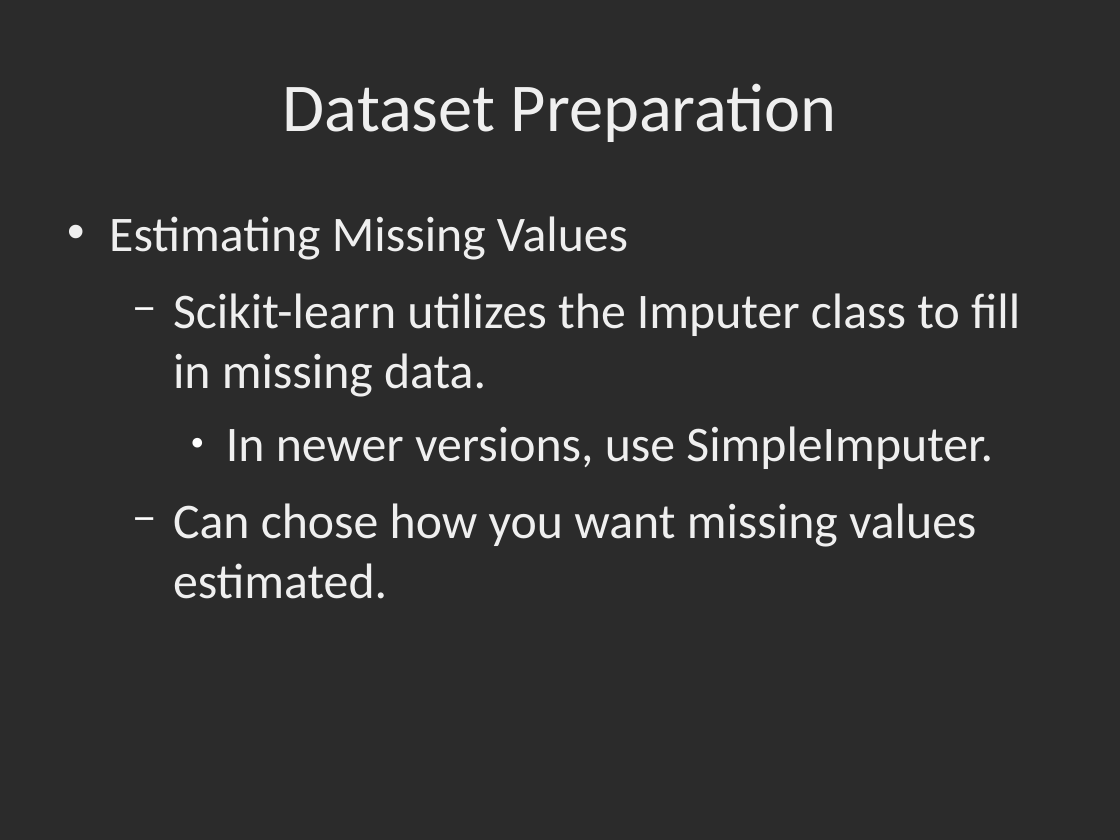
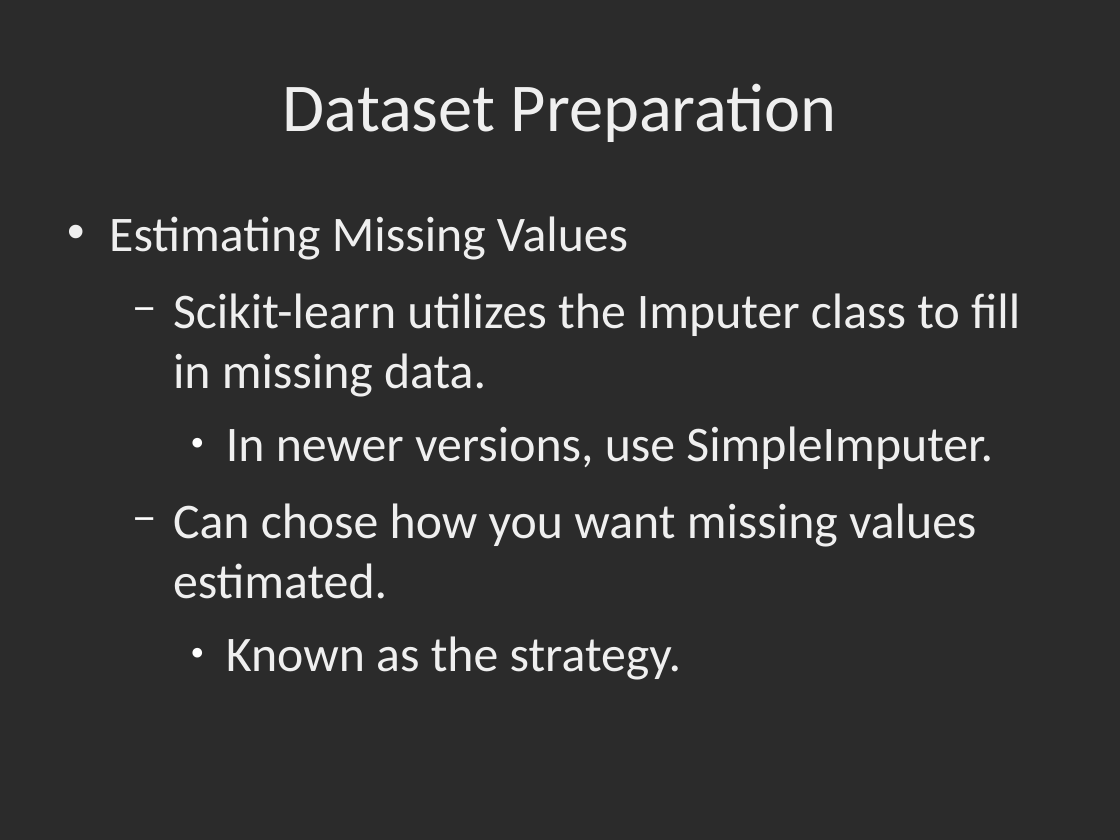
Before and after one commit to dbowmans46/PracticalProgramming, a slide deck: slide 158 of Session 7 - Python/Instructional Material/Session 7 - Python Brief Intro to Machine Learning with Scikit Learn.odp. Drawn at 1120x840 pixels with LibreOffice and Linux fonts; fonts in the diff are those of the drawing; background and template pictures are left out; a plain dark background stands for a picture behind light text. Boxes give left, top, right and bottom in pixels: in the first picture for what was removed or moved away, otherwise in the second. Text is boxed around its words. In the diff, an @@ line names an element or a change of style, - is before the commit and + after.

```diff
--- a/Session 7 - Python/Instructional Material/Session 7 - Python Brief Intro to Machine Learning with Scikit Learn.odp
+++ b/Session 7 - Python/Instructional Material/Session 7 - Python Brief Intro to Machine Learning with Scikit Learn.odp
@@ text at bbox=[226, 636, 682, 680]: paragraph added @@
+    ● Known as the strategy.
```
Also in this commit, not shown: 6 other slides changed, 5 slides added, 1 other file.
